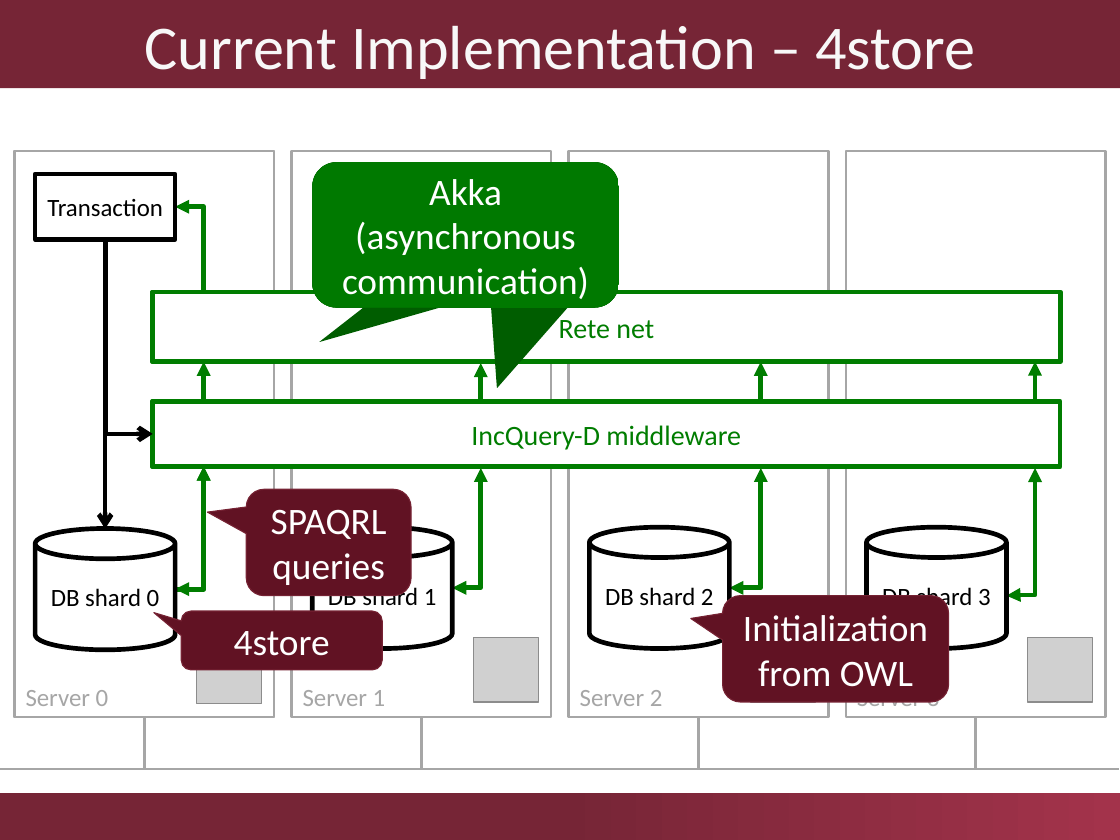
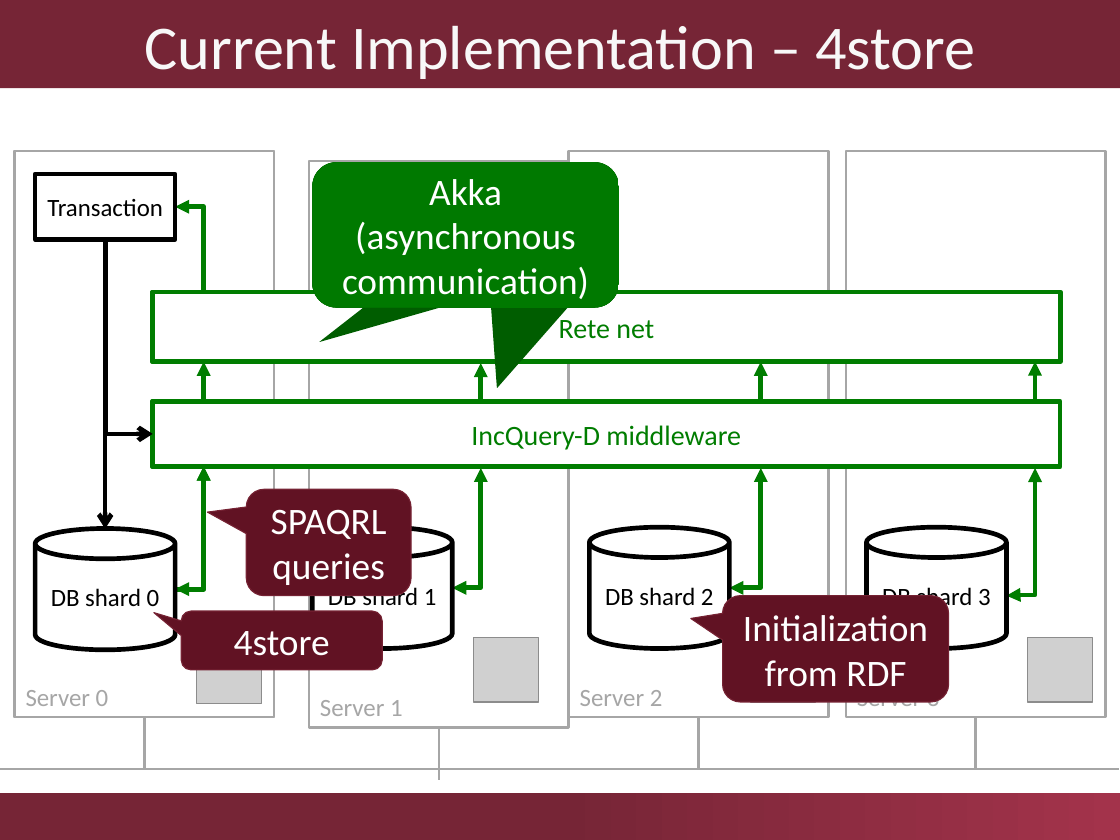
Before and after one commit to viatra/incqueryd, a slide deck: slide 5 of szarnyasg-incqueryd-tdk/presentation/IncQueryD-TDK2013.pptx (slide 4 before the commit). Drawn at 1120x840 pixels with LibreOffice and Linux fonts; fonts in the diff are those of the drawing; grey boxes stand for pictures; background and template pictures are left out. Boxes give left, top, right and bottom in pixels: in the first picture for what was removed or moved away, otherwise in the second. Text is boxed around its words. In the diff, an @@ line names an element or a change of style, - is before the commit and + after.

```diff
--- a/szarnyasg-incqueryd-tdk/presentation/IncQueryD-TDK2013.pptx
+++ b/szarnyasg-incqueryd-tdk/presentation/IncQueryD-TDK2013.pptx
@@ rectangle "Server 1": place and size @@
-rectangle "Server 1" at bbox=[291, 151, 551, 718]
+rectangle "Server 1" at bbox=[309, 161, 569, 728]
@@ text in rounded speech box at bbox=[743, 615, 928, 687]: text changed @@
-Initialization from OWL
+Initialization from RDF
@@ line moved from (421, 717) - (421, 769) to (439, 728) - (439, 780) @@
```
Also in this commit, not shown: 2 other slides changed, 4 slides added.
